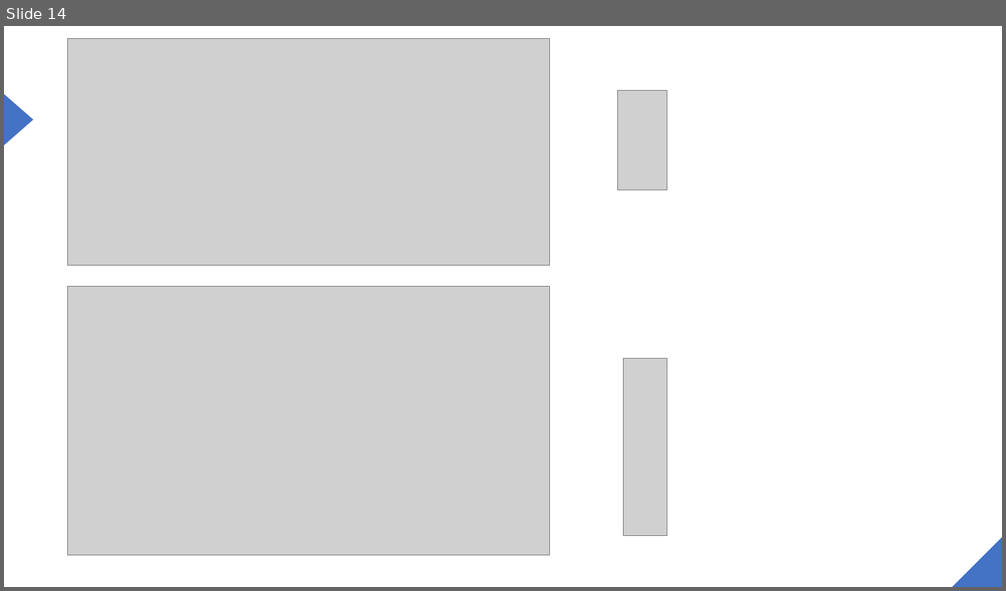
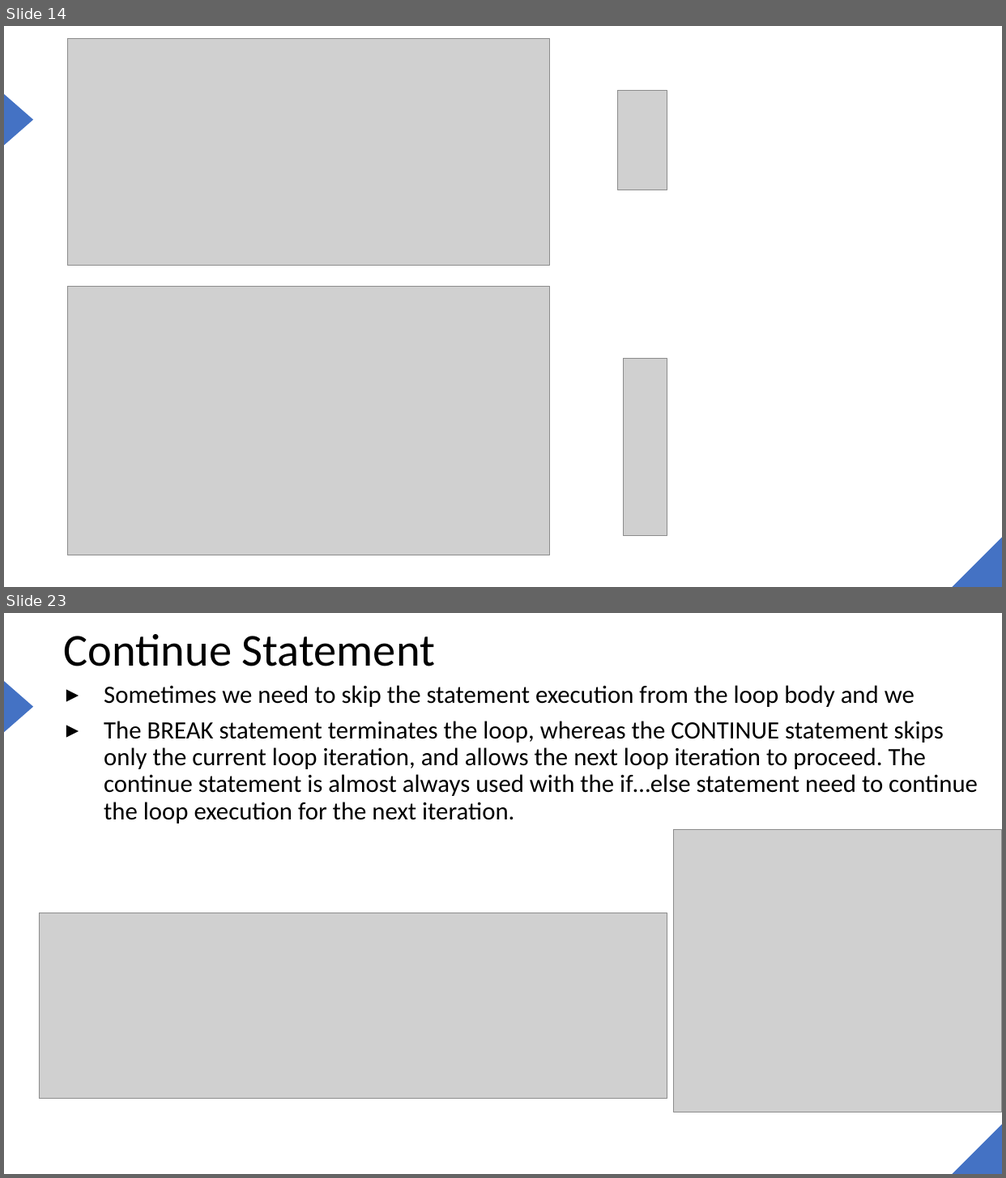
Before and after one commit to joe6276/The-sharp-Repo, a slide deck: Slides/6. Control Flow/Control Flow.pptx. Shown one above the other, each under a label of ours: slide 14 before the commit, slides 14 and 23 after it; the slides between them are not shown. The pictures are 1006x591 and 1006x1178 pixels, drawn with LibreOffice and Linux fonts; fonts in the diff are those of the drawing; grey boxes stand for pictures. Boxes give left, top, right and bottom in pixels: in the first picture for what was removed or moved away, otherwise in the second. Text is boxed around its words. In the diff, an @@ line names an element or a change of style, - is before the commit and + after.

```diff
--- a/Slides/6. Control Flow/Control Flow.pptx
+++ b/Slides/6. Control Flow/Control Flow.pptx
@@ slide 23 added at [4,613,1002,1174], background #FFFFFF; not listed: 2 template elements that a slide beside it also shows @@
@@ title added at [63,634,435,666], 44 pt, text #000000 @@
+Continue Statement
@@ text added at [104,685,978,824], 24 pt, text #000000 @@
+▸ Sometimes we need to skip the statement execution from the loop body and we
+▸ The BREAK statement terminates the loop, whereas the CONTINUE statement skips only the current loop iteration, and allows the next loop iteration to proceed. The continue statement is almost always used with the if…else statement need to continue the loop execution for the next iteration.
@@ picture added at [673,830,1002,1112] @@
@@ picture added at [39,914,667,1099] @@
```
Also in this commit, not shown: 1 slide changed, 8 other slides added, 1 slide removed.
